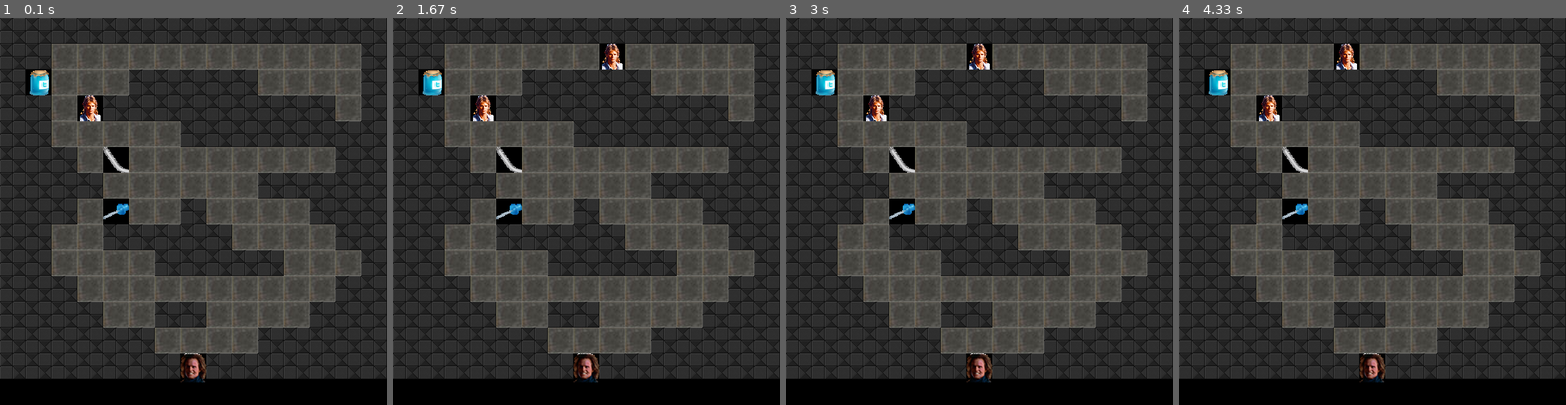
Above: before the commit, frames 1-4 (left to right).
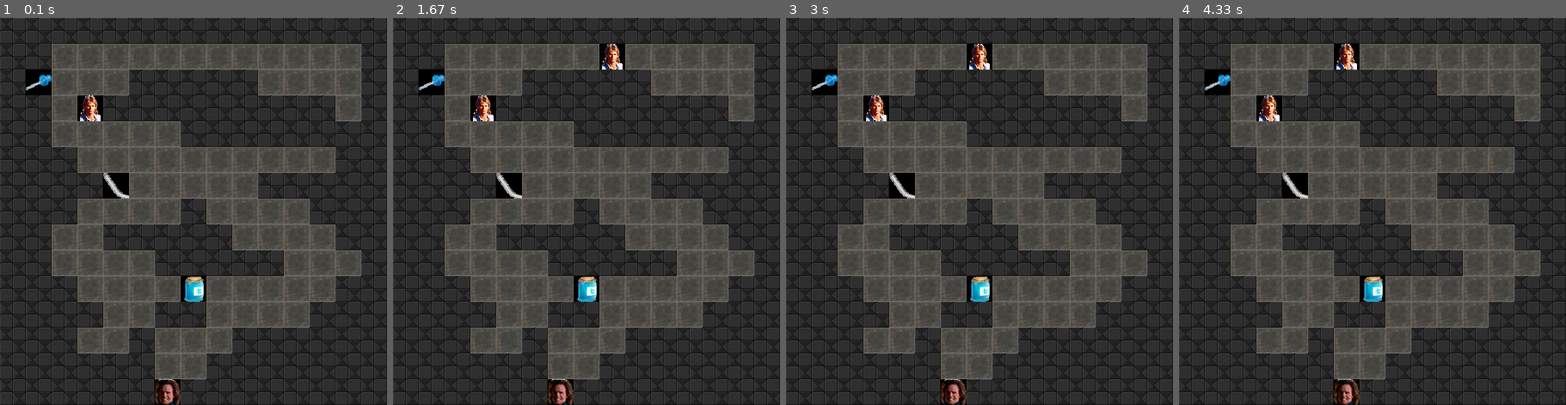
Above: after the commit, the same moments.

Repository: Lyounessi/Macgyver_maze_game
Game: pygame game, started from mazepygame.py
Two runs of this game, one before a commit and one after it. Both use one fixed random seed, a clock stepped at 60 frames per second and the inputs below.
Inputs:
- Up to frame 1 (0.1 s): no input
- Up to frame 2 (1.67 s): hold Right 0.33-0.8 s; hold Up 0.83-1.13 s; hold Right from 1.17 s (still down)
- Up to frame 3 (3 s): release Right at 1.72 s; hold Left 1.75-2.42 s
- Up to frame 4 (4.33 s): hold Left 3.3-4.12 s

The runs differ from the first frame. In frame 1, 9.7% of the frame differs, in the area x 0-100%, y 13-100%; in frame 2, 9.7%; in frame 3, 9.7%; in frame 4, 9.7%.

Commit message:
Update on map's file, & the cond in mazepygame.text + constants.py

Diff:
--- a/mazepygame.py
+++ b/mazepygame.py
@@ -1,6 +1,8 @@
-"""Here All necessary imports for the project"""
-
-
+"""Welcome yo the Macgyver Game, the code bellow
+preent all composant of the game, using OOP"""
+
+
+#Here All necessary imports for the project
 import random
 
 import pygame
@@ -108,7 +110,7 @@
         self.maze[rand_line][rand_char] = elt.letter
         elt.x = rand_char
         elt.y = rand_line
-        print(elt.x, elt.y, elt.letter)
+        #print(elt.x, elt.y, elt.letter)
     def update_pos(self, direction):
         """This method subject is updating the position after moving"""
         self.old_x_pos = self.macgyver.move_x
--- a/my-map.txt
+++ b/my-map.txt
@@ -10,5 +10,6 @@
 WW--N-WWWWW---W
 WWW----------WW
 WWWW--WW----WWW
-WWWWWW----WWWWW
-WWWWWWWGWWWWWWW
+WWW--W---WWWWWW
+WWWWWW--WWWWWWW
+WWWWWWGWWWWWWWW
